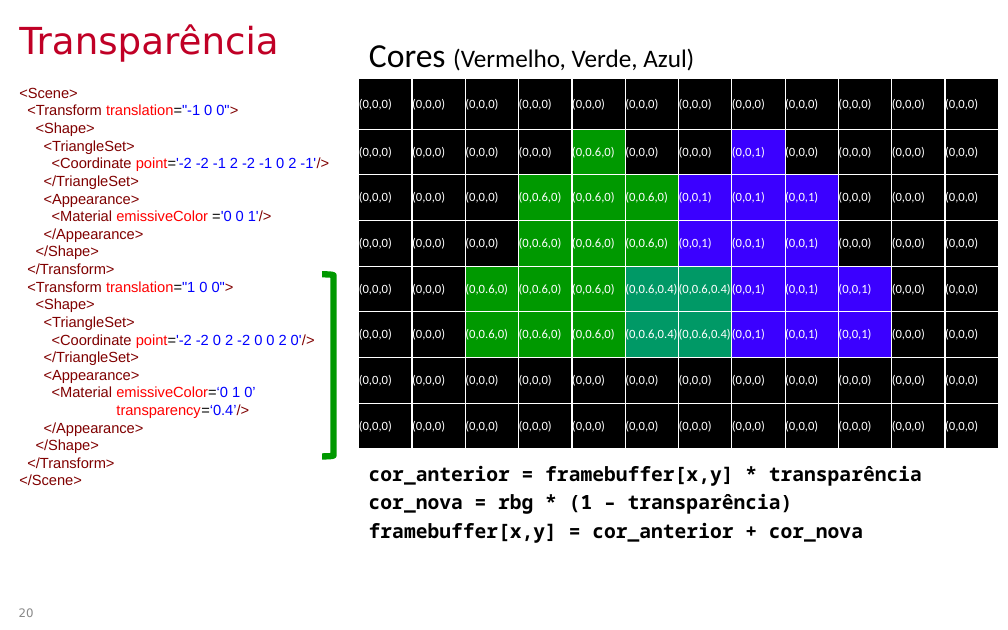
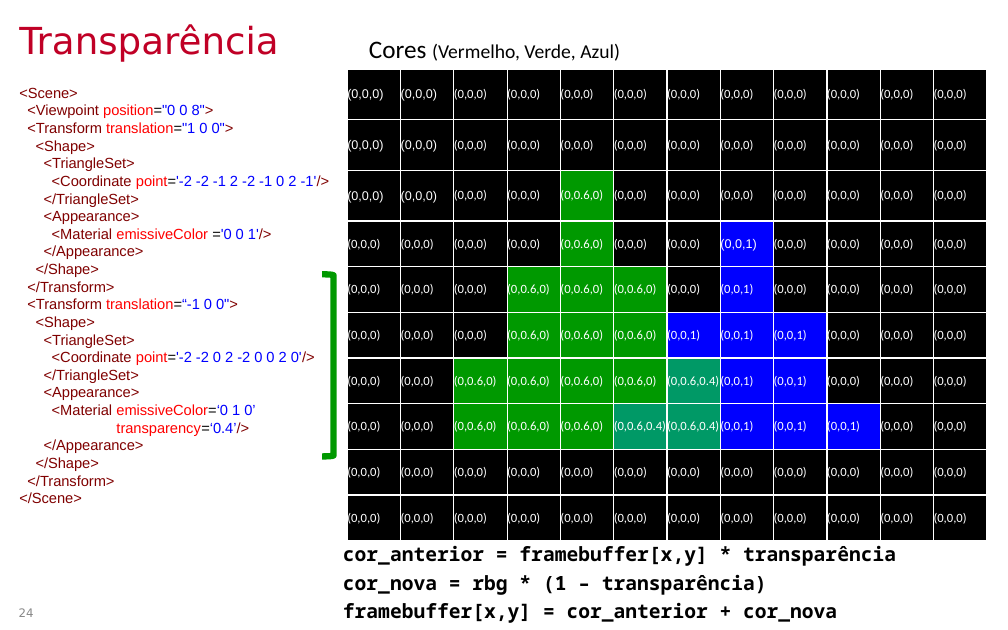
Before and after one commit to lpsoares/ComputacaoGrafica, a slide deck: slide 24 of content/aulas/12-revisao3_interpolacao_mipmap_visibilidade/aula12_revisao3_interpolacao_mipmap_visibilidade.pptx (slide 20 before the commit). Drawn at 1008x630 pixels with LibreOffice and Linux fonts; fonts in the diff are those of the drawing; background and template pictures are left out. Boxes give left, top, right and bottom in pixels: in the first picture for what was removed or moved away, otherwise in the second. Text is boxed around its words. In the diff, an @@ line names an element or a change of style, - is before the commit and + after.

```diff
--- a/content/aulas/12-revisao3_interpolacao_mipmap_visibilidade/aula12_revisao3_interpolacao_mipmap_visibilidade.pptx
+++ b/content/aulas/12-revisao3_interpolacao_mipmap_visibilidade/aula12_revisao3_interpolacao_mipmap_visibilidade.pptx
@@ text "Cores (Vermelho, Verde, Azul)" at (369,41,620,61): size 24 to 18 pt in "Cores"; size 18 to 14 pt in "(Vermelho, Verde, Azul)" @@
@@ table at (348,70,989,541) @@
+row 2: (0,0,0) | (0,0,0) | (0,0,0) | (0,0,0) | (0,0,0) | (0,0,0) | (0,0,0) | (0,0,0) | (0,0,0) | (0,0,0) | (0,0,0) | (0,0,0)
+row 3: (0,0,0) | (0,0,0) | (0,0,0) | (0,0,0) | (0,0.6,0) | (0,0,0) | (0,0,0) | (0,0,0) | (0,0,0) | (0,0,0) | (0,0,0) | (0,0,0)
+row 5: (0,0,0) | (0,0,0) | (0,0,0) | (0,0.6,0) | (0,0.6,0) | (0,0.6,0) | (0,0,0) | (0,0,1) | (0,0,0) | (0,0,0) | (0,0,0) | (0,0,0)
-row 4: (0,0,0) | (0,0,0) | (0,0,0) | (0,0.6,0) | (0,0.6,0) | (0,0.6,0) | (0,0,1) | (0,0,1) | (0,0,1) | (0,0,0) | (0,0,0) | (0,0,0)
-row 5: (0,0,0) | (0,0,0) | (0,0.6,0) | (0,0.6,0) | (0,0.6,0) | (0,0.6,0.4) | (0,0.6,0.4) | (0,0,1) | (0,0,1) | (0,0,1) | (0,0,0) | (0,0,0)
+row 7: (0,0,0) | (0,0,0) | (0,0.6,0) | (0,0.6,0) | (0,0.6,0) | (0,0.6,0) | (0,0.6,0.4) | (0,0,1) | (0,0,1) | (0,0,0) | (0,0,0) | (0,0,0)
@@ table: place and size @@
-table at (359,79,1000,449)
+table at (348,70,989,541)
@@ text at (27,104,234,133): text changed @@
-<Transform translation="-1 0 0">
+<Viewpoint position="0 0 8">
+<Transform translation="1 0 0">
@@ text at (27,298,238,309): text changed @@
-<Transform translation="1 0 0">
+<Transform translation=“-1 0 0">
@@ text "cor_anterior = framebuffer[x,y] * transparência": place and size @@
-text "cor_anterior = framebuffer[x,y] * transparência" at (369,465,922,543)
+text "cor_anterior = framebuffer[x,y] * transparência" at (343,545,896,623)
@@ page number at (19,608,34,617): text changed @@
-20
+24
```
Also in this commit, not shown: 6 other slides changed, 4 slides added, 1 other file.
